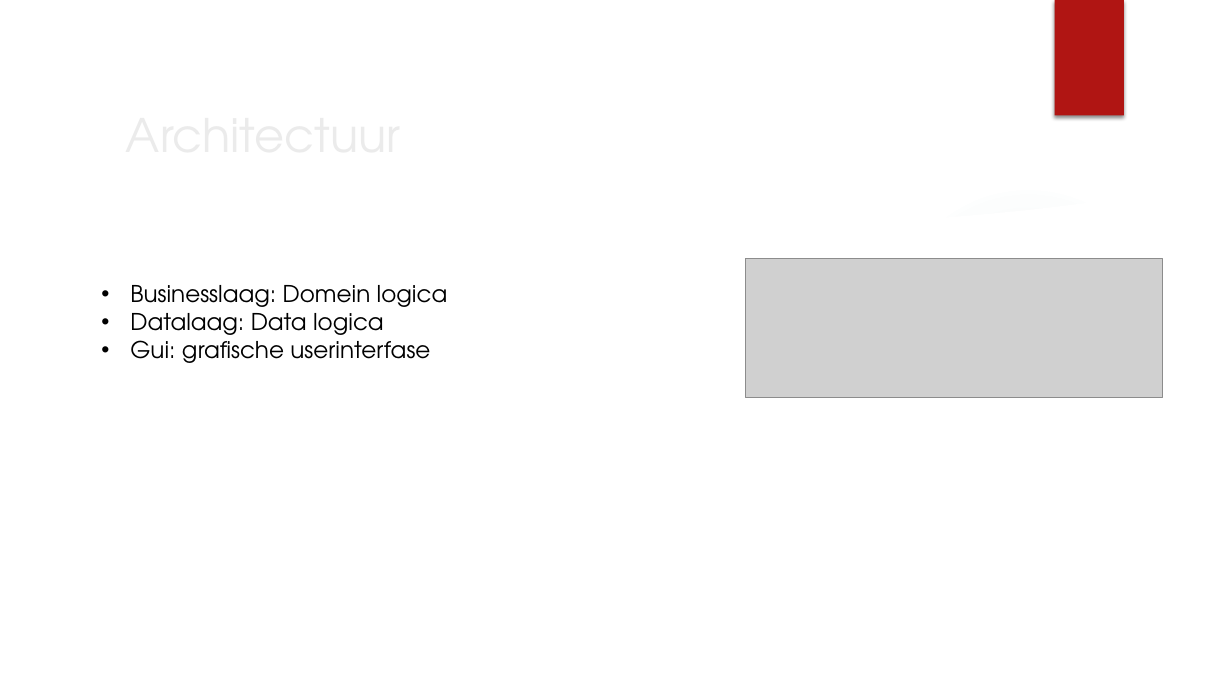
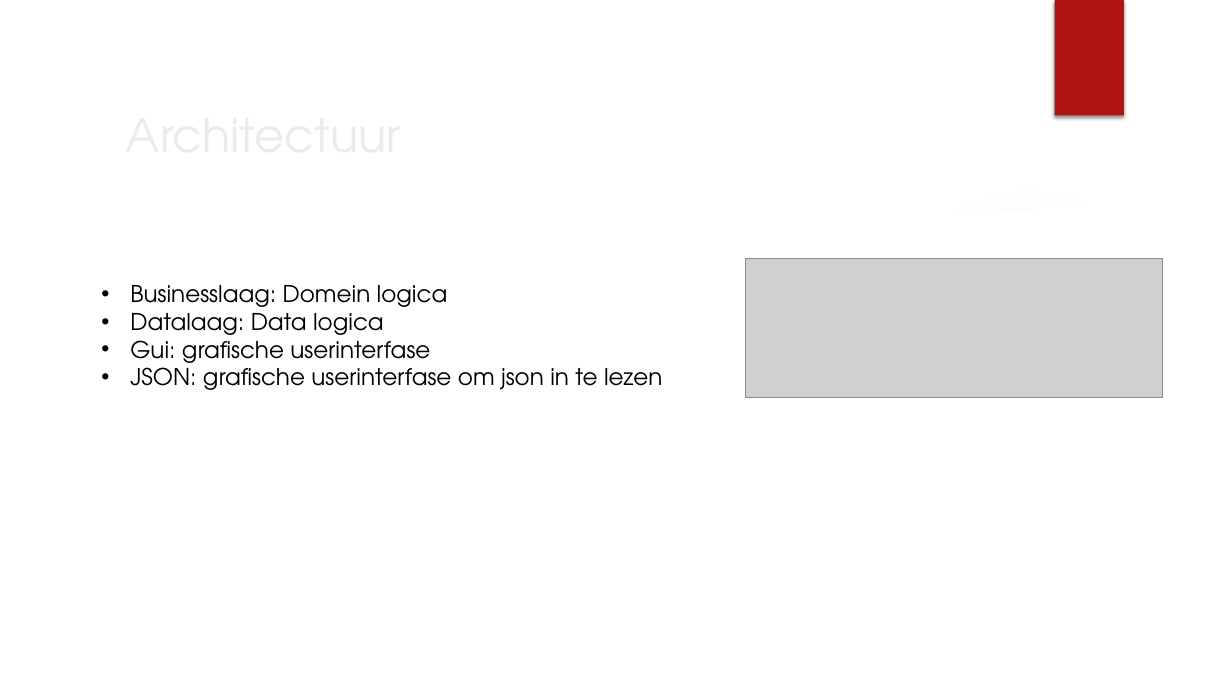
Before and after one commit to projectwerkTeamB2/projectwerk, a slide deck: slide 2 of Presentaties/Presentatie 19-10.pptx. Drawn at 1232x693 pixels with LibreOffice and Linux fonts; fonts in the diff are those of the drawing; grey boxes stand for pictures; background and template pictures are left out. Boxes give left, top, right and bottom in pixels: in the first picture for what was removed or moved away, otherwise in the second. Text is boxed around its words. In the diff, an @@ line names an element or a change of style, - is before the commit and + after.

```diff
--- a/Presentaties/Presentatie 19-10.pptx
+++ b/Presentaties/Presentatie 19-10.pptx
@@ text at [130, 362, 663, 390]: paragraph added @@
+• JSON: grafische userinterfase om json in te lezen
```
Also in this commit, not shown: 1 other slide changed, 10 slides added, 4 slides removed.
